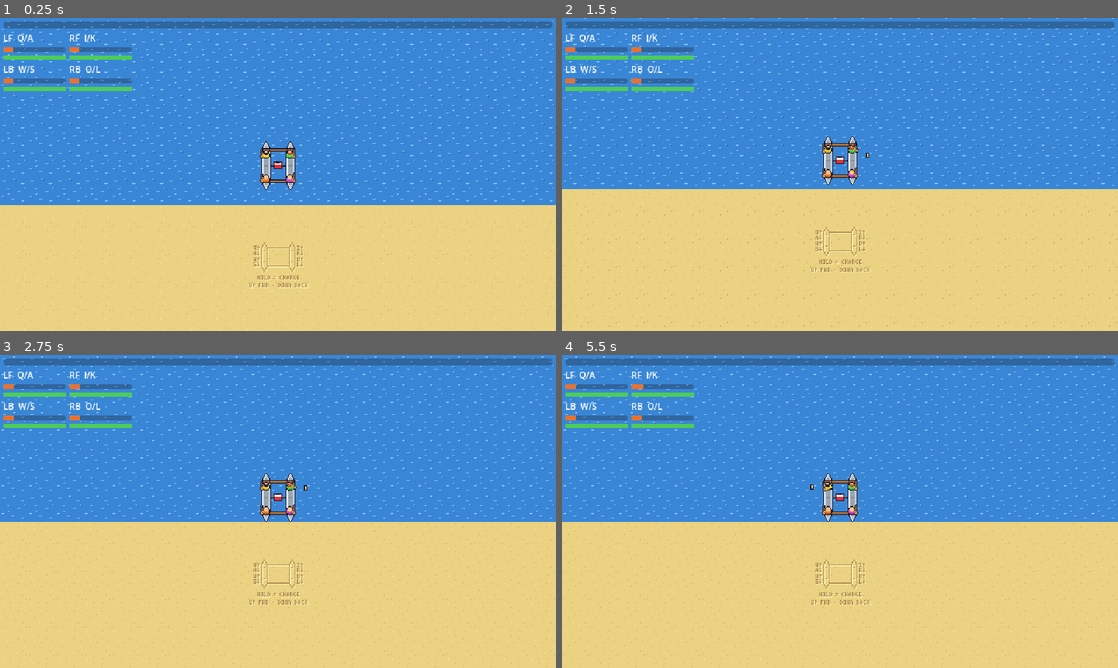
Above: before the commit, frames 1-4 (two rows, left to right).
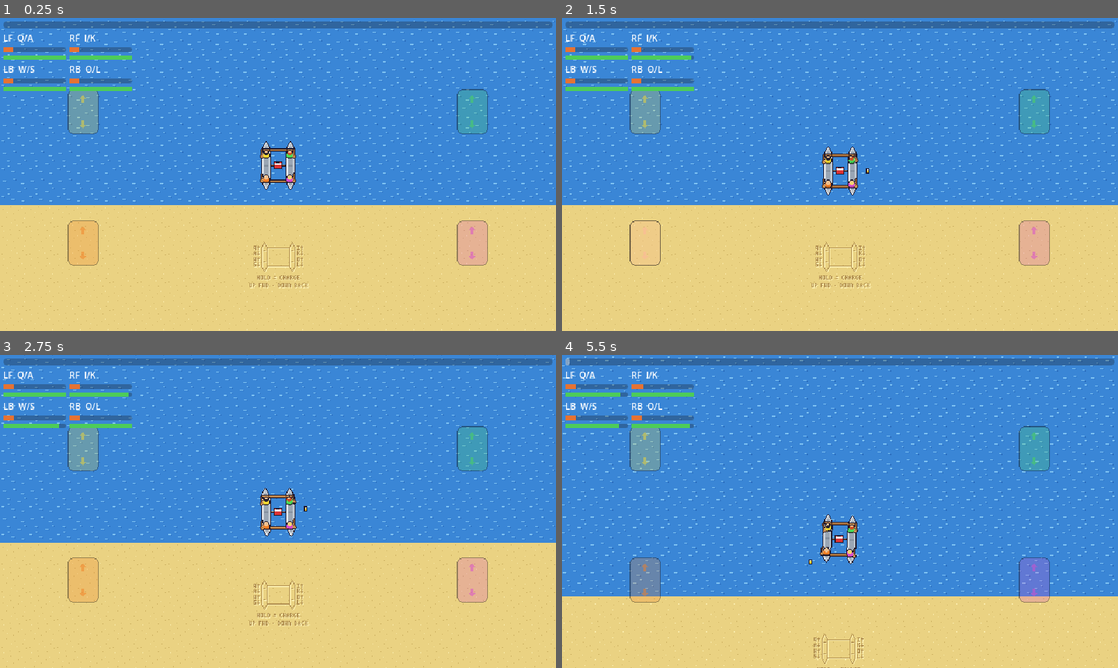
Above: after the commit, the same moments.

Repository: Freakling/PKSEI
Game: Godot game, scene res://scenes/main.tscn
Same seed, same stepped clock (60 frames per second), same inputs: the game is played once before the commit and once after it.
Inputs (mouse positions are in pixels of both pictures, inside the frame that each line leads up to):
- Up to frame 1 (0.25 s): no input
- Up to frame 2 (1.5 s): tap Enter (ui_accept) at 0.5 s; move the mouse to (962, 158) at 0.52 s; hold F6 (debug_beer_right) 0.53-1.25 s; hold Enter (ui_accept) 0.53-1.25 s; click (962, 158) at 0.67 s; drag from (728, 190) to (812, 237) at 1.27 s
- Up to frame 3 (2.75 s): move the mouse to (333, 442) at 2.02 s; hold F6 (debug_beer_right) from 2.03 s (still down); hold Enter (ui_accept) from 2.03 s (still down); click (333, 442) at 2.17 s
- Up to frame 4 (5.5 s): release F6 (debug_beer_right) at 2.75 s; release Enter (ui_accept) at 2.75 s; drag from (812, 574) to (673, 464) at 2.77 s; move the mouse to (1006, 558) at 3.52 s; hold F5 (debug_beer_left) 3.53-4.25 s; hold Enter (ui_accept) 3.53-4.25 s; click (1006, 558) at 3.67 s; drag from (673, 464) to (756, 433) at 4.27 s; move the mouse to (867, 511) at 5.02 s; hold S (reverse_left_back) from 5.03 s (still down); hold Enter (ui_accept) from 5.03 s (still down); click (867, 511) at 5.17 s

The runs differ from the first frame. In frame 1, 2.4% of the frame differs, in the area x 12-88%, y 22-80%; in frame 2, 14%; in frame 3, 16%; in frame 4, 31%, in the area x 0-100%, y 0-100%.

Commit message:
feat: touch controls, hull pads with the seat by height and a flick for reverse (T54)
TouchPads under the HUD tracks each finger: the screen half is the
hull, the upper or lower part the seat; release strokes forward, a
flick down of touch_flick_distance (placeholder) strokes in reverse,
through RunState.stroke; the timing bar and reach follow a touch; pads
appear only on touchscreens. A touch also counts as "any key" on the
win screen.

Co-Authored-By: Claude Fable 5.1 <noreply@anthropic.com>

Diff:
--- a/data/boat_tuning.tres
+++ b/data/boat_tuning.tres
@@ -15,6 +15,7 @@
 empty_drift_multiplier = 5.0
 loose_drift_speed = 30.0
 camera_lead = 80.0
+touch_flick_distance = 24.0
 swim_speed = 30.0
 beer_toss = 32.0
 jump_delay = 2.5
--- a/scenes/lake.tscn
+++ b/scenes/lake.tscn
@@ -9,6 +9,7 @@
 [ext_resource type="Texture2D" path="res://assets/sprites/island.png" id="7_island"]
 [ext_resource type="Script" path="res://scripts/ui/offscreen_arrows.gd" id="8_arrows"]
 [ext_resource type="Texture2D" path="res://assets/sprites/sand_text.png" id="9_sandtext"]
+[ext_resource type="Script" path="res://scripts/ui/touch_pads.gd" id="10_pads"]
 
 [sub_resource type="RectangleShape2D" id="RectangleShape2D_shore"]
 size = Vector2(6000, 400)
@@ -71,6 +72,15 @@
 [node name="HUD" type="CanvasLayer" parent="."]
 script = ExtResource("3_hud")
 
+[node name="TouchPads" type="Control" parent="HUD" groups=["touch_pads"]]
+script = ExtResource("10_pads")
+anchors_preset = 15
+anchor_right = 1.0
+anchor_bottom = 1.0
+grow_horizontal = 2
+grow_vertical = 2
+mouse_filter = 2
+
 [node name="Margin" type="MarginContainer" parent="HUD"]
 anchors_preset = 15
 anchor_right = 1.0
--- a/scenes/win.tscn
+++ b/scenes/win.tscn
@@ -53,6 +53,7 @@
 [node name="Spacer" type="Control" parent="Title/TitleBox/Rows"]
 layout_mode = 2
 size_flags_vertical = 3
+mouse_filter = 2
 
 [node name="Prompt" type="Label" parent="Title/TitleBox/Rows"]
 unique_name_in_owner = true
--- a/scripts/catamaran.gd
+++ b/scripts/catamaran.gd
@@ -16,7 +16,8 @@
 ## (so his lag shows as the reach held) and a fumble when it missed. The flat primitives that
 ## remain are a white marker flashing over a warned guy (it keeps the warning readable through
 ## his strokes), his dropped paddle floating beside the hull, and the timing bar beside a guy
-## on the top tier while his key is held, its marker sweeping over the green band. A guy
+## on the top tier while his key is held (or a finger on the touch pads, scripts/ui/touch_pads.gd,
+## whose release also gives the reach), its marker sweeping over the green band. A guy
 ## winding up to jump after a beer (Rescue's winding_up, T34) rocks in his seat; a guy in the
 ## water has no sprite here (the lake draws him), and once the attempt is won nobody is drawn
 ## here (the win cutscene, T28, draws the boys stepping ashore from guy_global_position). Hazard
@@ -107,9 +108,15 @@
 ## Per seat, the stroke one-shot in progress (empty for none) and its seconds left.
 var _one_shots: Array[StringName] = [&"", &"", &"", &""]
 var _one_shot_left: Array[float] = [0.0, 0.0, 0.0, 0.0]
+## The touch pads (scripts/ui/touch_pads.gd, the "touch_pads" group) when the lake has them;
+## null for the boat alone (tests). Read for the timing bar; their release gives the reach.
+var _touch_pads: TouchPads = null
 
 
 func _ready() -> void:
+	_touch_pads = get_tree().get_first_node_in_group(&"touch_pads") as TouchPads
+	if _touch_pads != null:
+		_touch_pads.stroke_released.connect(_on_touch_released)
 	for seat: int in GUY_PATHS.size():
 		var guy: AnimatedSprite2D = get_node(GUY_PATHS[seat]) as AnimatedSprite2D
 		guy.sprite_frames = _build_frames(seat)
@@ -176,9 +183,20 @@
 
 
 ## How long the key this seat is charging has been held: the forward key's time, else the
-## reverse key's (0 with neither down).
+## reverse key's, else the touch pad's finger's (0 with none down).
 func _held_time(seat: int) -> float:
-	return _hold_times[seat] if _hold_times[seat] > 0.0 else _reverse_hold_times[seat]
+	if _hold_times[seat] > 0.0:
+		return _hold_times[seat]
+	if _reverse_hold_times[seat] > 0.0:
+		return _reverse_hold_times[seat]
+	return _touch_pads.held_time(seat) if _touch_pads != null else 0.0
+
+
+## A finger on the touch pads released this seat (just before its stroke, as a key's release):
+## a guy who can paddle reaches at once.
+func _on_touch_released(seat: int) -> void:
+	if RunState.can_paddle(seat):
+		_start_one_shot(seat, &"reach", REACH_TIME)
 
 
 ## Debug-only (see DEBUG_BEER_ACTIONS): a beer overboard at the boat, on the key's side.
--- a/scripts/resources/boat_tuning.gd
+++ b/scripts/resources/boat_tuning.gd
@@ -33,6 +33,11 @@
 ## (GDD › Presentation and Platforms, Camera). Read by scripts/lake_camera.gd.
 @export var camera_lead: float = 80.0 ## PLACEHOLDER
 
+## Touch (GDD › Presentation and Platforms, Touch; read by scripts/ui/touch_pads.gd).
+## Pixels, at the 640×360 canvas, a finger must move down between its press and its release
+## for its stroke to be a reverse one (the flick down); any smaller move strokes forward.
+@export var touch_flick_distance: float = 24.0 ## PLACEHOLDER
+
 ## Rescue (GDD › Systems › Setbacks; read by Rescue through RunState).
 ## How fast a guy swims for his beer, in pixels per second through the water (on top of the current).
 @export var swim_speed: float = 30.0 ## PLACEHOLDER
--- /dev/null
+++ b/scripts/ui/touch_pads.gd
@@ -0,0 +1,170 @@
+extends Control
+class_name TouchPads
+## TouchPads · the touch controls (GDD › Presentation and Platforms, Touch; research in
+## design/research/touch-controls.md). The left half of the screen is the left hull and the
+## right half the right hull; a touch in the upper half of the screen charges that hull's front
+## seat, in the lower half its back seat (seat_for: the whole half counts, not just the pad
+## art). A finger charges from its press to its release, and the release strokes through
+## RunState.stroke(seat, hold_time, backwards): forward, or backwards after a flick down of at
+## least BoatTuning.touch_flick_distance between the press and the release (is_reverse). Each
+## finger is tracked by its index, so several charge at once; a second finger on a seat
+## already being charged is ignored. The seat is the press position's, so a flick may cross
+## the midline. Lives under lake.tscn's HUD CanvasLayer, filling it, drawn before the HUD rows
+## so the pads sit under them: four pad.png sprites (tools/gen_sprites.gd) tinted per seat,
+## laid out from the view size, one brightening while its seat is charged. Shown when
+## DisplayServer says there is a touchscreen, or on the first touch; hidden on keyboard play,
+## which stays in scripts/catamaran.gd. The boat reads held_time(seat) for its timing bar and
+## listens to stroke_released for the reach animation. Touches are taken in _input, before the
+## GUI, so the HUD's bars never swallow one; none is handled once the attempt is won, so the
+## win cutscene's "any key" gets it. A screen: it only reads RunState and calls its stroke().
+## The mapping is static, so tests/test_touch_pads.gd runs it without a tree.
+
+## A finger charging `seat` is about to stroke: emitted just before RunState.stroke(), like a
+## key's release, so the boat shows the reach before the stroke lands or fumbles.
+signal stroke_released(seat: int)
+
+const PAD_TEXTURE: Texture2D = preload("res://assets/sprites/pad.png")
+## Where a pad's centre sits, as fractions of the view: this far in from its hull's side of
+## the screen, and this far down for the front and the back row (where a thumb rests; the
+## HUD's rows are in the top-left corner, above the left front pad).
+const PAD_X_FRACTION: float = 0.15
+const PAD_Y_FRONT: float = 0.3
+const PAD_Y_BACK: float = 0.72
+## A pad's tint is its seat's shirt colour at IDLE_ALPHA, and while charged the colour
+## lightened by PRESSED_LIGHTEN at full alpha.
+const IDLE_ALPHA: float = 0.7
+const PRESSED_LIGHTEN: float = 0.5
+
+
+## One finger charging a seat: where it pressed, where it is now, and for how long.
+class Finger extends RefCounted:
+	var seat: int = Paddling.Seat.LEFT_FRONT
+	var press_position: Vector2 = Vector2.ZERO
+	var latest_position: Vector2 = Vector2.ZERO
+	var hold_time: float = 0.0
+
+	func _init(finger_seat: int, at: Vector2) -> void:
+		seat = finger_seat
+		press_position = at
+		latest_position = at
+
+
+## The fingers down, by the touch's index.
+var _fingers: Dictionary[int, Finger] = {}
+## One pad per seat, in Paddling.Seat order.
+var _pads: Array[Sprite2D] = []
+
+
+func _ready() -> void:
+	mouse_filter = Control.MOUSE_FILTER_IGNORE
+	for seat: int in RunState.GUY_COUNT:
+		var pad: Sprite2D = Sprite2D.new()
+		pad.name = "Pad%d" % seat
+		pad.texture = PAD_TEXTURE
+		add_child(pad)
+		_pads.append(pad)
+	visible = DisplayServer.is_touchscreen_available()
+	resized.connect(_layout)
+	RunState.run_reset.connect(_drop_fingers)
+	_layout()
+
+
+func _process(delta: float) -> void:
+	for finger: Finger in _fingers.values():
+		finger.hold_time += delta
+	for seat: int in _pads.size():
+		var colour: Color = OffscreenArrows.SEAT_COLOURS[seat]
+		if _finger_on(seat) != null:
+			_pads[seat].modulate = colour.lightened(PRESSED_LIGHTEN)
+		else:
+			_pads[seat].modulate = Color(colour, IDLE_ALPHA)
+
+
+## Each touch's press starts a finger charging the seat under it and its release strokes;
+## a drag keeps the finger's latest position for the flick. A handled touch stops at the pads,
+## so the HUD's bars never take it. Once the attempt is won nothing is charged and nothing is
+## handled (the win cutscene's "any key" takes the touch); a finger still down is dropped.
+func _input(event: InputEvent) -> void:
+	if event is InputEventScreenTouch:
+		visible = true
+		var touch: InputEventScreenTouch = event as InputEventScreenTouch
+		if RunState.phase == RunState.Phase.WON:
+			_fingers.erase(touch.index)
+			return
+		if touch.pressed:
+			_press(touch.index, touch.position)
+		else:
+			_release(touch.index)
+		get_viewport().set_input_as_handled()
+	elif event is InputEventScreenDrag:
+		var drag: InputEventScreenDrag = event as InputEventScreenDrag
+		if _fingers.has(drag.index):
+			_fingers[drag.index].latest_position = drag.position
+			get_viewport().set_input_as_handled()
+
+
+## How long the finger charging `seat` has been down, 0 with none: the boat's timing bar reads
+## it beside its own key timers.
+func held_time(seat: int) -> float:
+	var finger: Finger = _finger_on(seat)
+	return finger.hold_time if finger != null else 0.0
+
+
+func _press(index: int, at: Vector2) -> void:
+	var seat: int = seat_for(at, size)
+	if _finger_on(seat) != null:
+		return
+	_fingers[index] = Finger.new(seat, at)
+
+
+func _release(index: int) -> void:
+	if not _fingers.has(index):
+		return
+	var finger: Finger = _fingers[index]
+	_fingers.erase(index)
+	var flick_distance: float = RunState.paddling.tuning.touch_flick_distance
+	var backwards: bool = is_reverse(finger.press_position, finger.latest_position, flick_distance)
+	stroke_released.emit(finger.seat)
+	RunState.stroke(finger.seat, finger.hold_time, backwards)
+
+
+## A new attempt or a shore reset drops every finger, as the boat's place() drops its timers.
+func _drop_fingers() -> void:
+	_fingers.clear()
+
+
+## The finger charging `seat`, or null.
+func _finger_on(seat: int) -> Finger:
+	for finger: Finger in _fingers.values():
+		if finger.seat == seat:
+			return finger
+	return null
+
+
+## Visual only: the pads from the view size, each on its hull's side at its row's height.
+func _layout() -> void:
+	for seat: int in _pads.size():
+		var left: bool = Paddling.seat_side(seat) > 0.0
+		var x_fraction: float = PAD_X_FRACTION if left else 1.0 - PAD_X_FRACTION
+		var y_fraction: float = PAD_Y_BACK if Paddling.is_back_seat(seat) else PAD_Y_FRONT
+		_pads[seat].position = (size * Vector2(x_fraction, y_fraction)).round()
+
+
+# --- the mapping, pure --------------------------------------------------------------------------
+
+## The seat a touch at `position` charges in a view of `view_size`: the left half of the
+## screen is the left hull and the right half the right hull; the upper half of the screen is
+## the front seat and the lower half the back. The midlines count as right and back.
+static func seat_for(position: Vector2, view_size: Vector2) -> int:
+	var left: bool = position.x < view_size.x * 0.5
+	var front: bool = position.y < view_size.y * 0.5
+	if left:
+		return Paddling.Seat.LEFT_FRONT if front else Paddling.Seat.LEFT_BACK
+	return Paddling.Seat.RIGHT_FRONT if front else Paddling.Seat.RIGHT_BACK
+
+
+## True when the finger was released at least `flick_distance` below where it pressed (a
+## flick down, screen pixels): the stroke is a reverse one. Any smaller move, or one up or
+## sideways, is a forward stroke.
+static func is_reverse(press_position: Vector2, release_position: Vector2, flick_distance: float) -> bool:
+	return release_position.y - press_position.y >= flick_distance
--- a/scripts/win_cutscene.gd
+++ b/scripts/win_cutscene.gd
@@ -116,12 +116,14 @@
 		master.tween_interval(HOP_INTERVAL)
 
 
-## Once the title is up, any key (or ui_accept) ends the crossing: the lake goes again.
+## Once the title is up, any key (or ui_accept), or a touch on a touchscreen (T54), ends the
+## crossing: the lake goes again.
 func _unhandled_input(event: InputEvent) -> void:
 	if _done or not _title_shown:
 		return
 	var key: bool = event is InputEventKey and event.is_pressed() and not event.is_echo()
-	if key or event.is_action_pressed(&"ui_accept"):
+	var touch: bool = event is InputEventScreenTouch and event.is_pressed()
+	if key or touch or event.is_action_pressed(&"ui_accept"):
 		_done = true
 		again.emit()
 
--- /dev/null
+++ b/tests/test_touch_pads.gd
@@ -0,0 +1,57 @@
+extends "res://tools/test_case.gd"
+## T54 · Touch pads: a touch's position picks the seat (left/right half of the screen → hull,
+## upper/lower half → front/back seat, the whole half counting), and its release motion picks
+## the direction (a flick down of at least flick_distance → reverse; a wobble, a flick up or a
+## sideways one → forward) (GDD › Presentation and Platforms, Touch).
+
+const VIEW: Vector2 = Vector2(640.0, 360.0)
+const FLICK: float = 24.0
+
+
+func test_the_corners_are_the_four_seats() -> void:
+	expect_eq(TouchPads.seat_for(Vector2(0.0, 0.0), VIEW), Paddling.Seat.LEFT_FRONT, "top left")
+	expect_eq(TouchPads.seat_for(Vector2(0.0, 359.0), VIEW), Paddling.Seat.LEFT_BACK, "bottom left")
+	expect_eq(TouchPads.seat_for(Vector2(639.0, 0.0), VIEW), Paddling.Seat.RIGHT_FRONT, "top right")
+	expect_eq(TouchPads.seat_for(Vector2(639.0, 359.0), VIEW), Paddling.Seat.RIGHT_BACK, "bottom right")
+
+
+## The whole half counts, not just the pad art: a touch near the middle of the screen still
+## picks the quadrant it is in.
+func test_the_whole_half_counts() -> void:
+	expect_eq(TouchPads.seat_for(Vector2(300.0, 170.0), VIEW), Paddling.Seat.LEFT_FRONT)
+	expect_eq(TouchPads.seat_for(Vector2(300.0, 190.0), VIEW), Paddling.Seat.LEFT_BACK)
+	expect_eq(TouchPads.seat_for(Vector2(340.0, 170.0), VIEW), Paddling.Seat.RIGHT_FRONT)
+	expect_eq(TouchPads.seat_for(Vector2(340.0, 190.0), VIEW), Paddling.Seat.RIGHT_BACK)
+
+
+## The midlines count as right and back; a pixel before them is left and front.
+func test_the_midlines() -> void:
+	expect_eq(TouchPads.seat_for(Vector2(320.0, 180.0), VIEW), Paddling.Seat.RIGHT_BACK, "the centre")
+	expect_eq(TouchPads.seat_for(Vector2(319.0, 180.0), VIEW), Paddling.Seat.LEFT_BACK, "left of it")
+	expect_eq(TouchPads.seat_for(Vector2(320.0, 179.0), VIEW), Paddling.Seat.RIGHT_FRONT, "above it")
+	expect_eq(TouchPads.seat_for(Vector2(319.0, 179.0), VIEW), Paddling.Seat.LEFT_FRONT, "both")
+
+
+## The mapping follows the view size, not the 640×360 canvas.
+func test_another_view_size() -> void:
+	var view: Vector2 = Vector2(1280.0, 720.0)
+	expect_eq(TouchPads.seat_for(Vector2(639.0, 719.0), view), Paddling.Seat.LEFT_BACK)
+	expect_eq(TouchPads.seat_for(Vector2(640.0, 359.0), view), Paddling.Seat.RIGHT_FRONT)
+
+
+func test_a_flick_down_is_reverse_and_a_wobble_is_not() -> void:
+	var press: Vector2 = Vector2(100.0, 100.0)
+	expect(TouchPads.is_reverse(press, press + Vector2(0.0, FLICK), FLICK), "exactly the distance")
+	expect(TouchPads.is_reverse(press, press + Vector2(0.0, 60.0), FLICK), "well past it")
+	expect(TouchPads.is_reverse(press, press + Vector2(15.0, 30.0), FLICK), "down and a bit sideways")
+	expect_false(TouchPads.is_reverse(press, press, FLICK), "no move")
+	expect_false(TouchPads.is_reverse(press, press + Vector2(3.0, 5.0), FLICK), "a wobble")
+	expect_false(TouchPads.is_reverse(press, press + Vector2(0.0, FLICK - 1.0), FLICK), "just short")
+
+
+func test_a_flick_up_or_sideways_is_not_reverse() -> void:
+	var press: Vector2 = Vector2(100.0, 100.0)
+	expect_false(TouchPads.is_reverse(press, press + Vector2(0.0, -60.0), FLICK), "up")
+	expect_false(TouchPads.is_reverse(press, press + Vector2(60.0, 0.0), FLICK), "right")
+	expect_false(TouchPads.is_reverse(press, press + Vector2(-60.0, 0.0), FLICK), "left")
+	expect_false(TouchPads.is_reverse(press, press + Vector2(60.0, 10.0), FLICK), "mostly sideways")
--- a/tools/gen_sprites.gd
+++ b/tools/gen_sprites.gd
@@ -73,6 +73,10 @@
 const RIDER: Color = Color8(232, 68, 52)
 const FISHER: Color = Color8(62, 122, 204)
 const FLOAT_RED: Color = Color8(232, 52, 52)
+## The touch pad's translucency (T54): its body, its arrow hints and its outline.
+const PAD_ALPHA: float = 0.35
+const PAD_HINT_ALPHA: float = 0.9
+const PAD_OUTLINE_ALPHA: float = 0.6
 
 ## Shirt and hair per seat, in Paddling.Seat order (LF, LB, RF, RB). Hair alpha 0 = bald.
 const SHIRTS: Array[Color] = [
@@ -124,6 +128,7 @@
 	_save(_island(), "island")
 	_save(_log(), "log")
 	_save(_arrow(), "arrow")
+	_save(_pad(), "pad")
 	for frame: int in 2:
 		_save(_beast_fin(frame), "beast_fin_%d" % frame)
 		_save(_beast_head(frame), "beast_head_%d" % frame)
@@ -833,6 +838,19 @@
 	return img
 
 
+## 36×52 touch pad (T54): a translucent rounded rectangle, white so scripts/ui/touch_pads.gd
+## tints it per seat, with the hints of the touch scheme (GDD › Presentation and Platforms):
+## an up arrow near the top (release strokes forward) and a down arrow near the bottom (a flick
+## down strokes in reverse), both brighter than the pad, in a soft outline.
+func _pad() -> Image:
+	var img: Image = _new(36, 52)
+	_rounded_rect(img, 1, 1, 34, 50, 6, Color(SPLASH, PAD_ALPHA))
+	_arrow_glyph(img, 17, 7, 1, Color(SPLASH, PAD_HINT_ALPHA))
+	_arrow_glyph(img, 17, 44, -1, Color(SPLASH, PAD_HINT_ALPHA))
+	_outline(img, Color(OUTLINE, PAD_OUTLINE_ALPHA))
+	return img
+
+
 # --- parts --------------------------------------------------------------------------------------
 
 ## A top-down head at (cx, cy): a skin disc with the hair over its back half, or a bald shine.
@@ -947,6 +965,26 @@
 	for yy: int in range(y, y + height):
 		for xx: int in range(x, x + width):
 			_px(img, xx, yy, colour)
+
+
+## A rectangle with its corners rounded by `radius` (the corner pixels inside a disc of that
+## radius, as _disc draws them).
+static func _rounded_rect(img: Image, x: int, y: int, width: int, height: int, radius: int, colour: Color) -> void:
+	for yy: int in range(y, y + height):
+		for xx: int in range(x, x + width):
+			var dx: int = maxi(maxi(x + radius - xx, xx - (x + width - 1 - radius)), 0)
+			var dy: int = maxi(maxi(y + radius - yy, yy - (y + height - 1 - radius)), 0)
+			if dx * dx + dy * dy <= radius * radius + radius:
+				_px(img, xx, yy, colour)
+
+
+## An arrow 7 wide and 9 tall with its tip at (cx, tip_y), pointing up for direction 1 (the
+## rest of it below the tip) and down for -1: a 4-row head over a 3-wide shaft, as _arrow().
+static func _arrow_glyph(img: Image, cx: int, tip_y: int, direction: int, colour: Color) -> void:
+	for row: int in 4:
+		_rect(img, cx - row, tip_y + row * direction, 2 * row + 1, 1, colour)
+	var shaft_top: int = tip_y + 4 if direction > 0 else tip_y - 8
+	_rect(img, cx - 1, shaft_top, 3, 5, colour)
 
 
 static func _disc(img: Image, cx: int, cy: int, radius: int, colour: Color) -> void:
Binary file added: assets/sprites/pad.png
Not shown, added: assets/sprites/pad.png.import
Not shown: 1 places in scenes/lake.tscn that only renumber resources
Not shown, added: scripts/ui/touch_pads.gd.uid
Not shown, added: tests/test_touch_pads.gd.uid
Not shown, changed: AGENTS.md
Not shown, changed: TASKS.md
